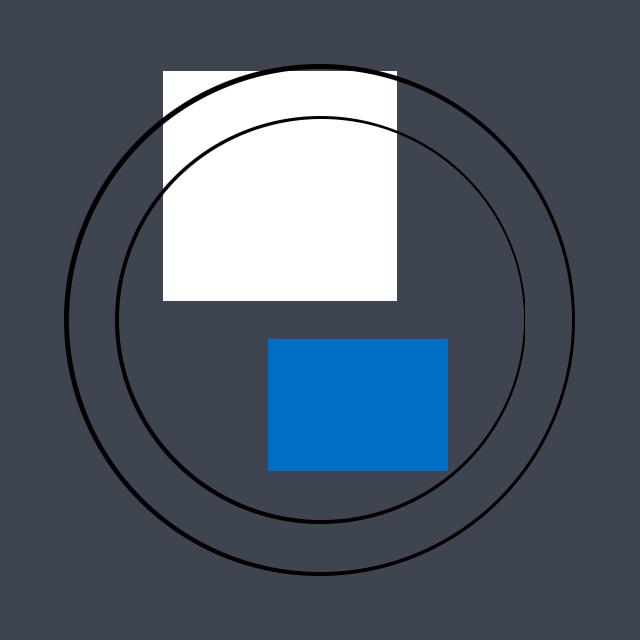
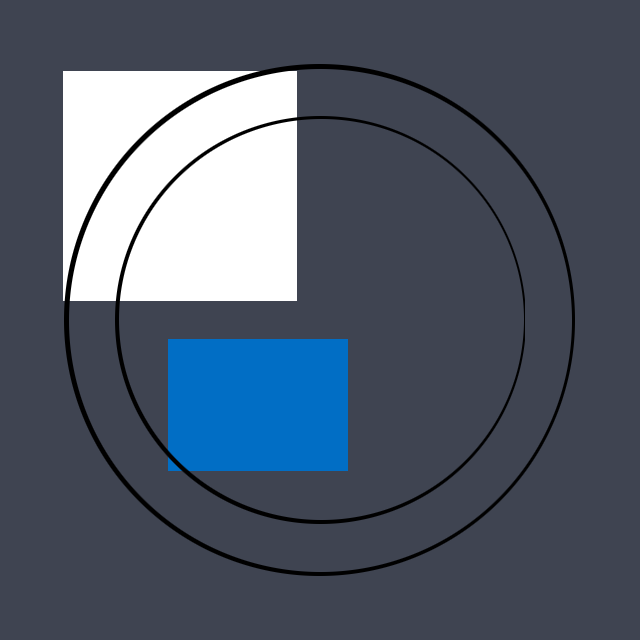
Two versions of the same layered image (640x640). Layer-by-layer changes:
pixels changed over (x1=63, y1=71, x2=448, y2=471) (layer not identified)
